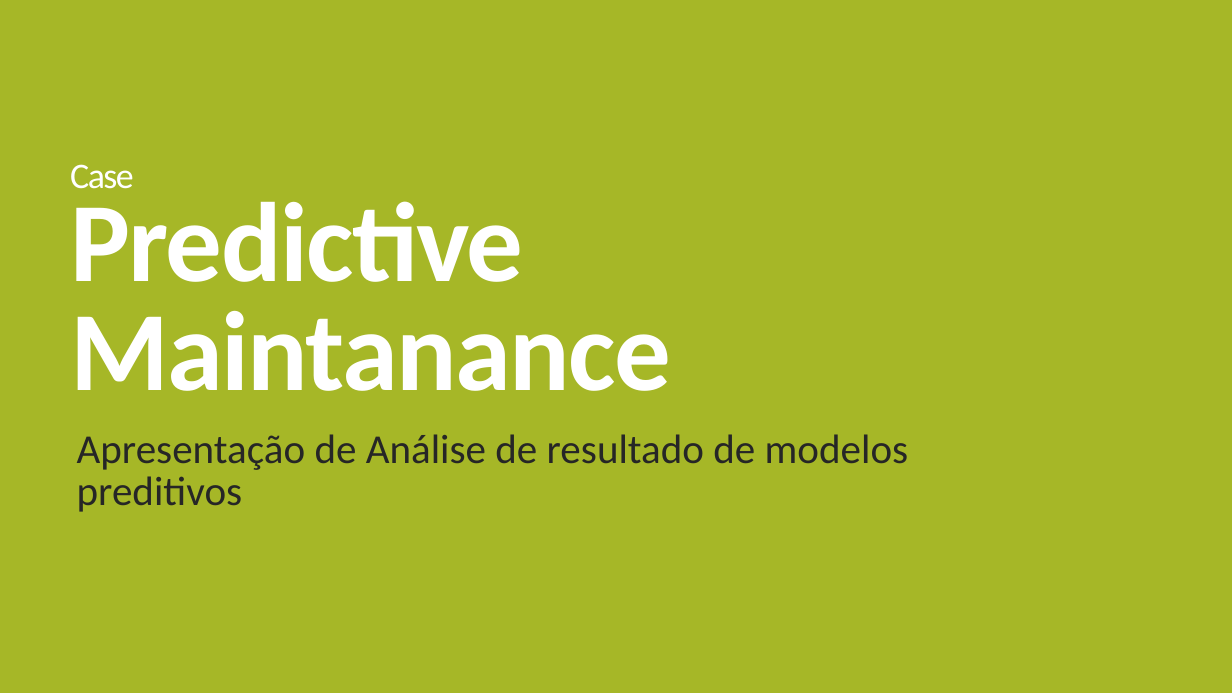
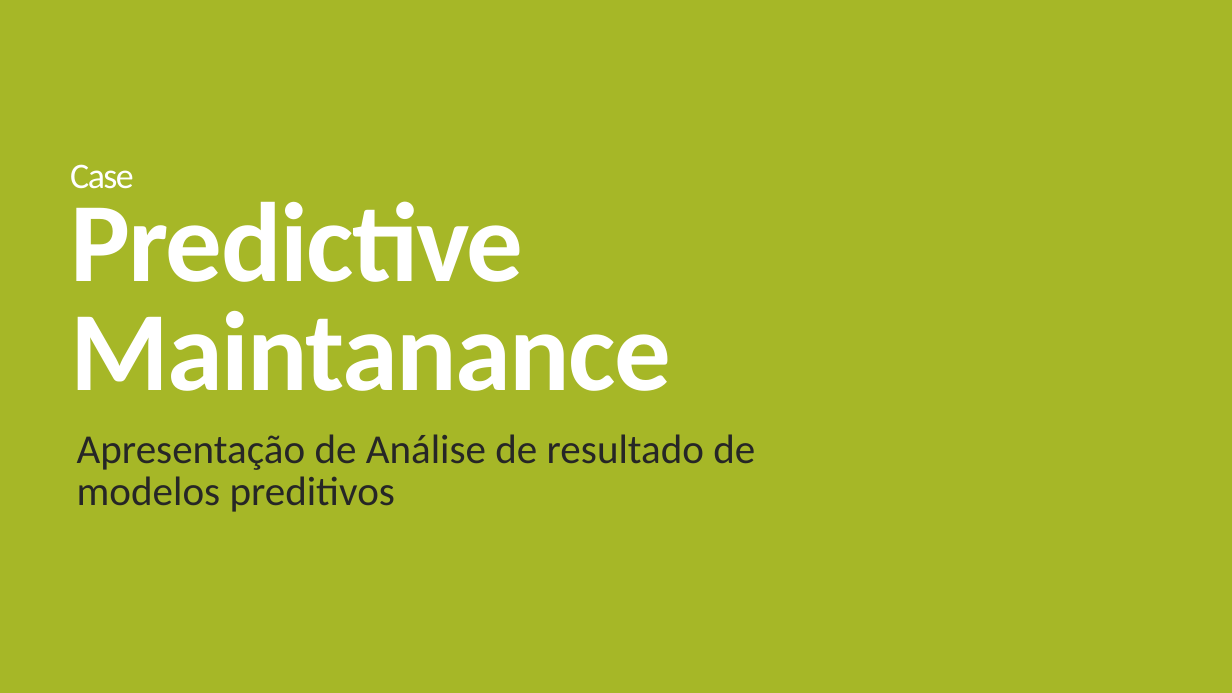
Before and after one commit to lucasrigobello/predictivemaintenance, a slide deck: slide 1 of eda notebooks/Case Predictive Maintanance.pptx. Drawn at 1232x693 pixels with LibreOffice and Linux fonts; fonts in the diff are those of the drawing. Boxes give left, top, right and bottom in pixels: in the first picture for what was removed or moved away, otherwise in the second. Text is boxed around its words. In the diff, an @@ line names an element or a change of style, - is before the commit and + after.

```diff
--- a/eda notebooks/Case Predictive Maintanance.pptx
+++ b/eda notebooks/Case Predictive Maintanance.pptx
@@ subtitle "Apresentação de Análise de resultado ..." rewrapped from [77, 434, 909, 512] to [77, 434, 755, 512] @@
```
Also in this commit, not shown: 5 other slides changed, 1 slide added.
